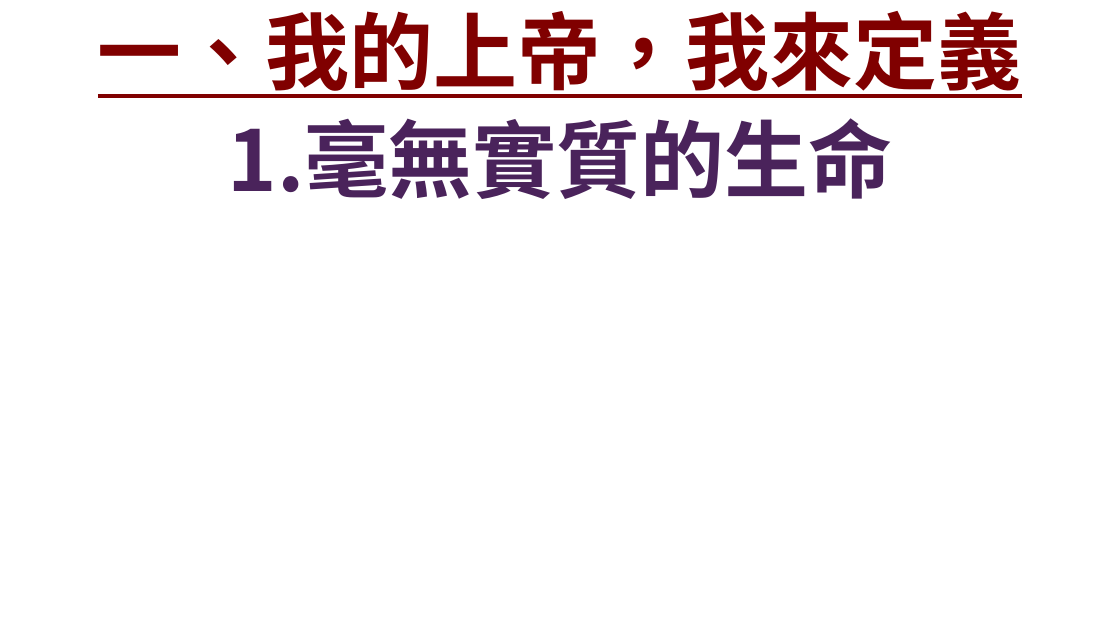
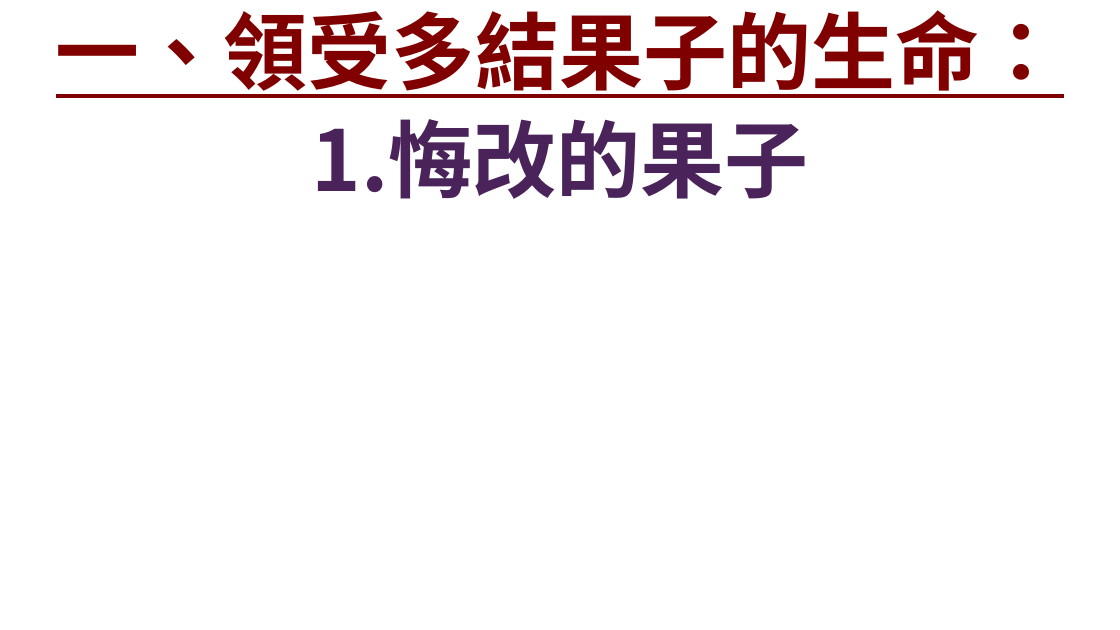
Before and after one commit to Rye-GT500/FaithSlide, a slide deck: slide 9 of 證道投影片.pptx (slide 8 before the commit). Drawn at 1120x630 pixels with LibreOffice and Linux fonts; fonts in the diff are those of the drawing; background and template pictures are left out. Boxes give left, top, right and bottom in pixels: in the first picture for what was removed or moved away, otherwise in the second. Text is boxed around its words. In the diff, an @@ line names an element or a change of style, - is before the commit and + after.

```diff
--- a/證道投影片.pptx
+++ b/證道投影片.pptx
@@ title at [56, 10, 1064, 98]: text changed @@
-一、我的上帝，我來定義
+一、領受多結果子的生命：
@@ text at [312, 119, 809, 199]: text changed @@
-1.毫無實質的生命
+1.悔改的果子
```
Also in this commit, not shown: 38 other slides changed, 28 slides added, 15 slides removed, 2 other files.
